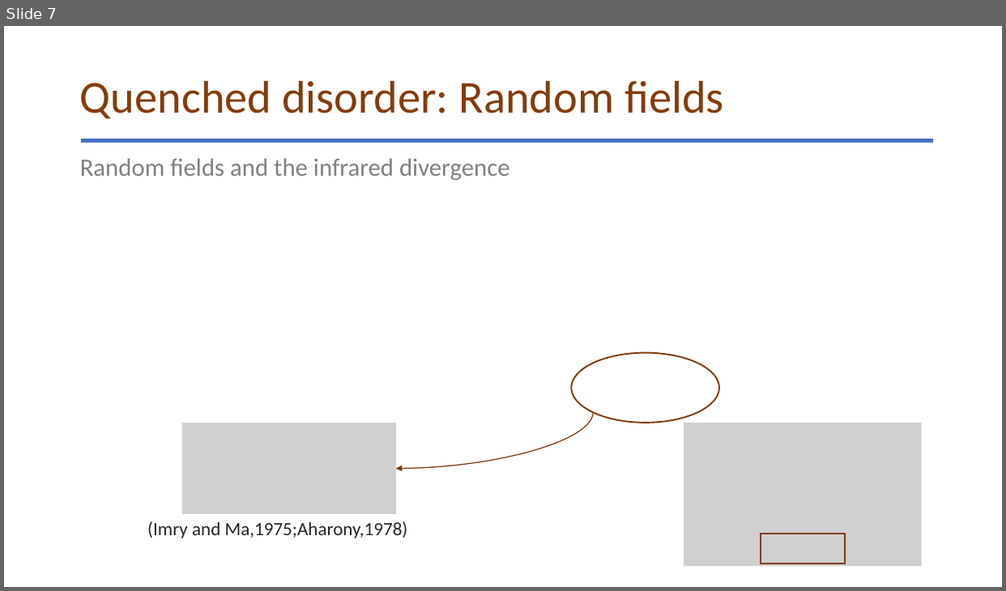
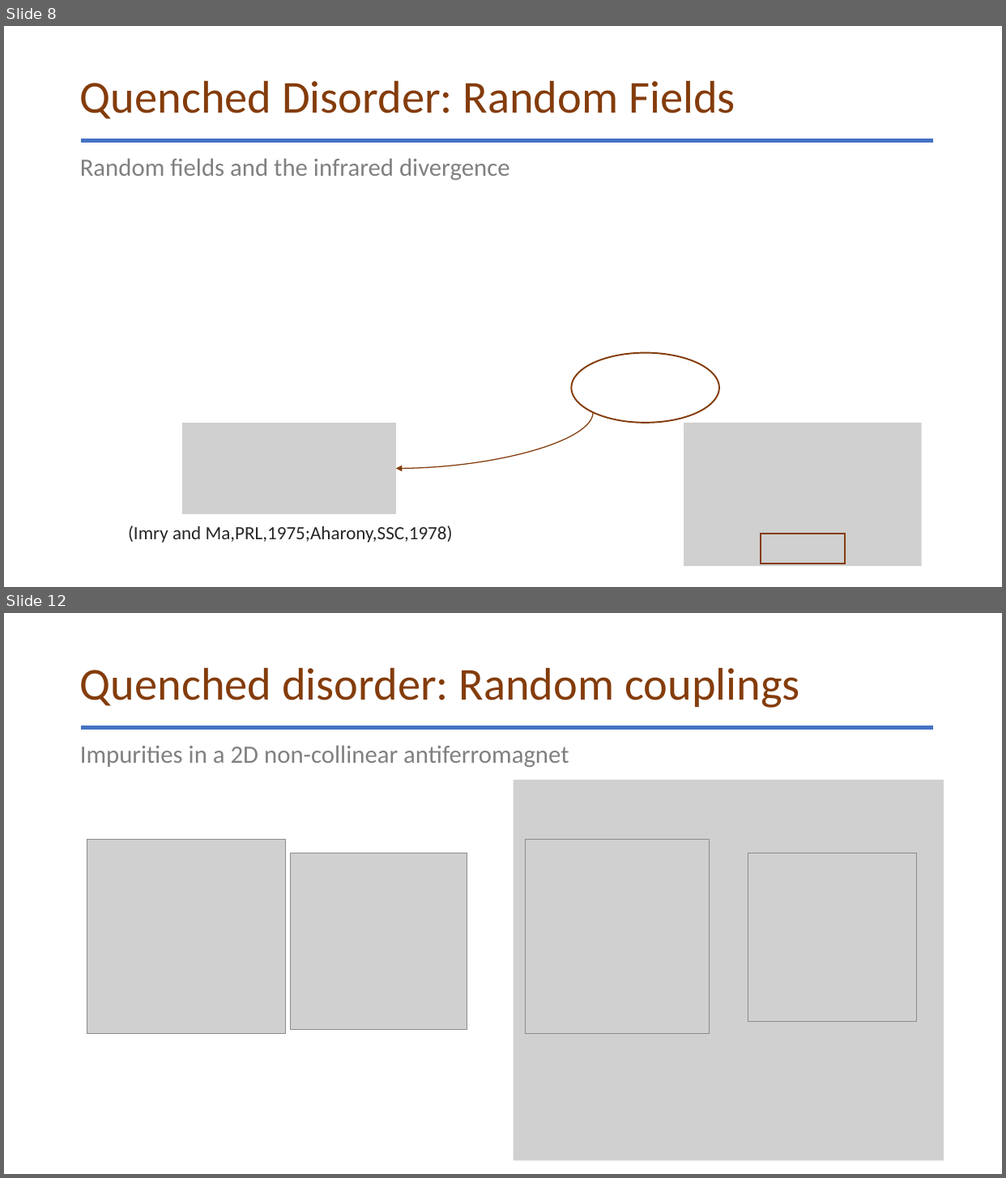
Before and after one commit to glacieant/disordered_triangular_swt, a slide deck: talk/disordered_non-collinear_magnet.pptx. Shown one above the other, each under a label of ours: slide 7 before the commit, slides 8 and 12 after it; the slides between them are not shown. The pictures are 1006x591 and 1006x1178 pixels, drawn with LibreOffice and Linux fonts; fonts in the diff are those of the drawing; grey boxes stand for pictures. Boxes give left, top, right and bottom in pixels: in the first picture for what was removed or moved away, otherwise in the second. Text is boxed around its words. In the diff, an @@ line names an element or a change of style, - is before the commit and + after.

```diff
--- a/talk/disordered_non-collinear_magnet.pptx
+++ b/talk/disordered_non-collinear_magnet.pptx
@@ slide 12 added at [4,613,1002,1174], background #FFFFFF @@
@@ title added at [80,667,800,708], 44 pt, text #843C0B @@
+Quenched disorder: Random couplings
@@ line added from (81, 727) to (934, 727), #4472C4 4.5 pt @@
@@ text added at [80,745,569,767], 24 pt, text #808080 @@
+Impurities in a 2D non-collinear antiferromagnet
@@ picture added at [513,780,944,1161] @@
@@ picture added at [87,839,286,1033] @@
@@ picture added at [291,853,467,1029] @@
@@ picture added at [525,839,710,1033] @@
@@ picture added at [748,853,917,1021] @@
@@ what was slide 7 is now slide 8 @@
@@ slide 8 changed as well @@
@@ title at [80,80,735,119]: text changed @@
-Quenched disorder: Random fields
+Quenched Disorder: Random Fields
@@ text at [128,526,453,543]: text changed @@
-(Imry and Ma,1975;Aharony,1978)
+(Imry and Ma,PRL,1975;Aharony,SSC,1978)
```
Also in this commit, not shown: 7 other slides changed, 11 other slides added, 13 other files.
